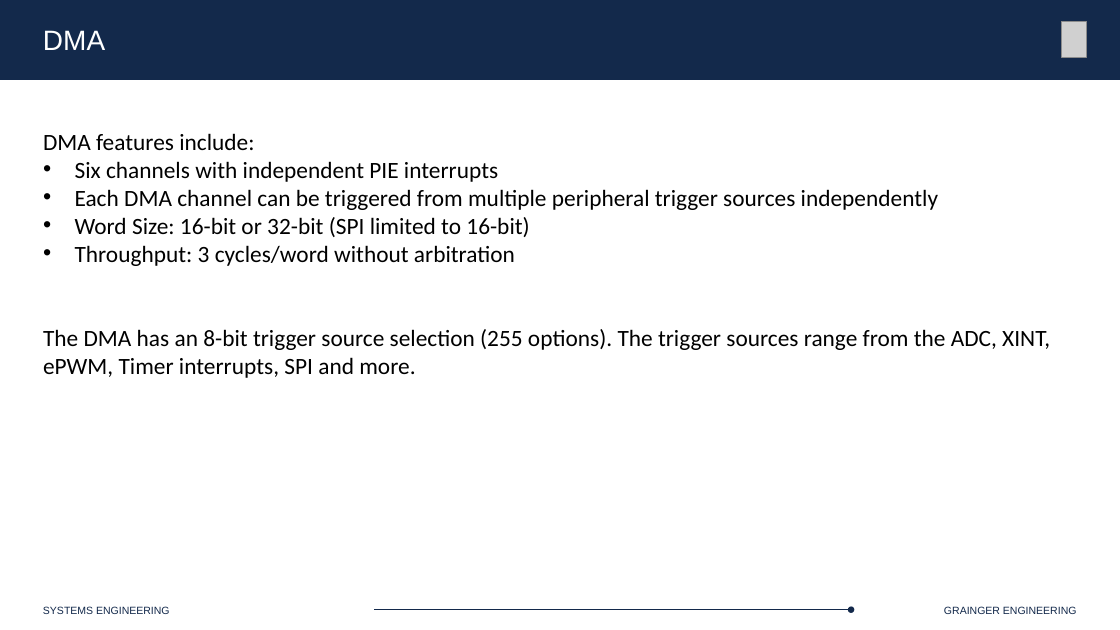
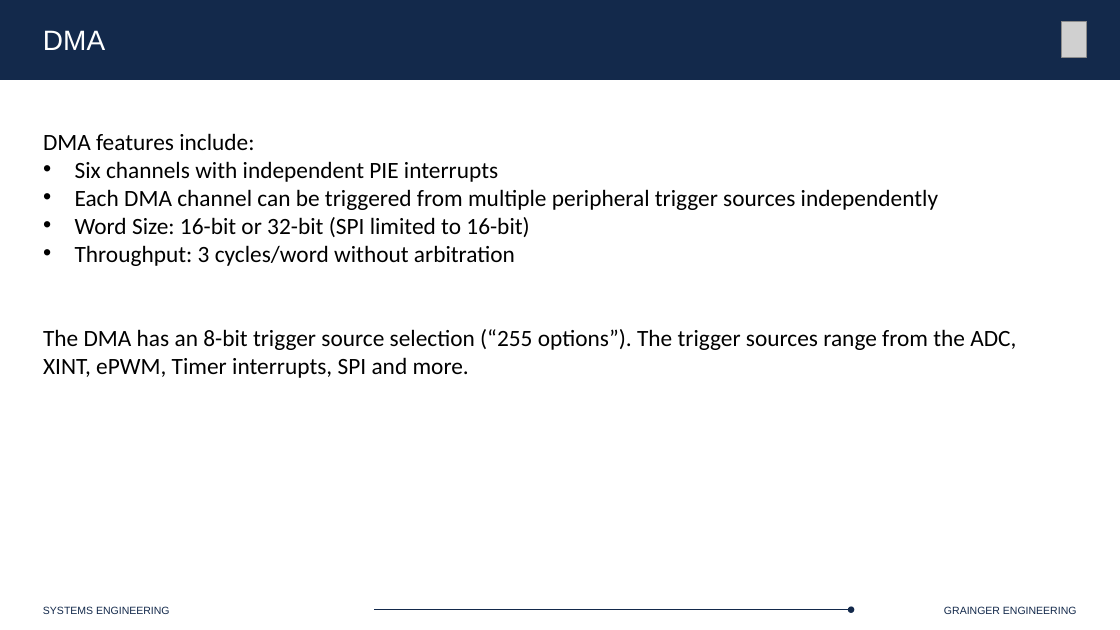
Before and after one commit to Marius-Juston/SE-423---Class-Material, a slide deck: slide 13 of Lectures/Slides/L8-9.pptx. Drawn at 1120x630 pixels with LibreOffice and Linux fonts; fonts in the diff are those of the drawing; grey boxes stand for pictures. Boxes give left, top, right and bottom in pixels: in the first picture for what was removed or moved away, otherwise in the second. Text is boxed around its words. In the diff, an @@ line names an element or a change of style, - is before the commit and + after.

```diff
--- a/Lectures/Slides/L8-9.pptx
+++ b/Lectures/Slides/L8-9.pptx
@@ text at [43,329,1016,378]: text changed @@
-The DMA has an 8-bit trigger source selection (255 options). The trigger sources range from the ADC, XINT, ePWM, Timer interrupts, SPI and more.
+The DMA has an 8-bit trigger source selection (“255 options”). The trigger sources range from the ADC, XINT, ePWM, Timer interrupts, SPI and more.
```
Also in this commit, not shown: 1 other slide changed, 1 slide added.
